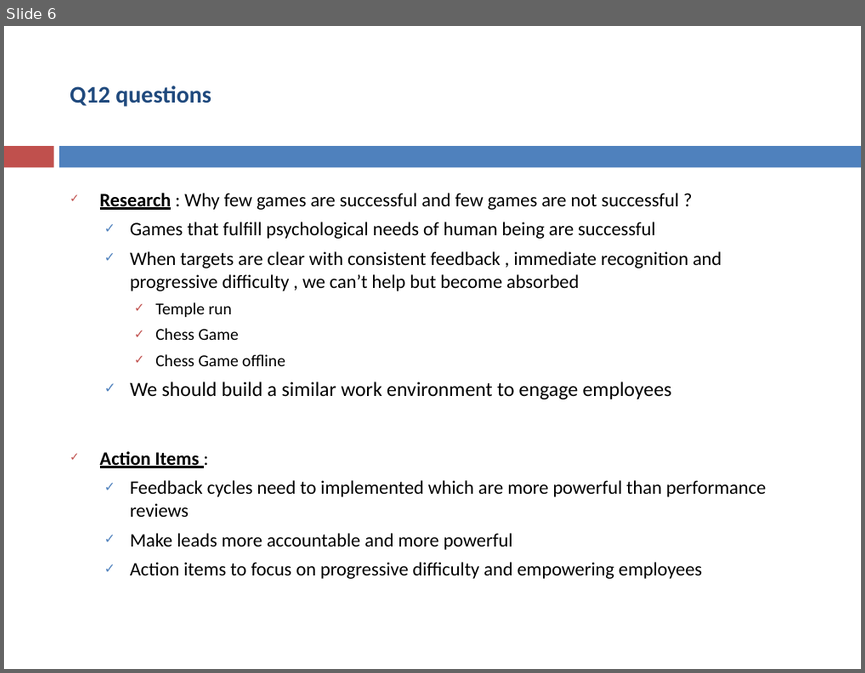
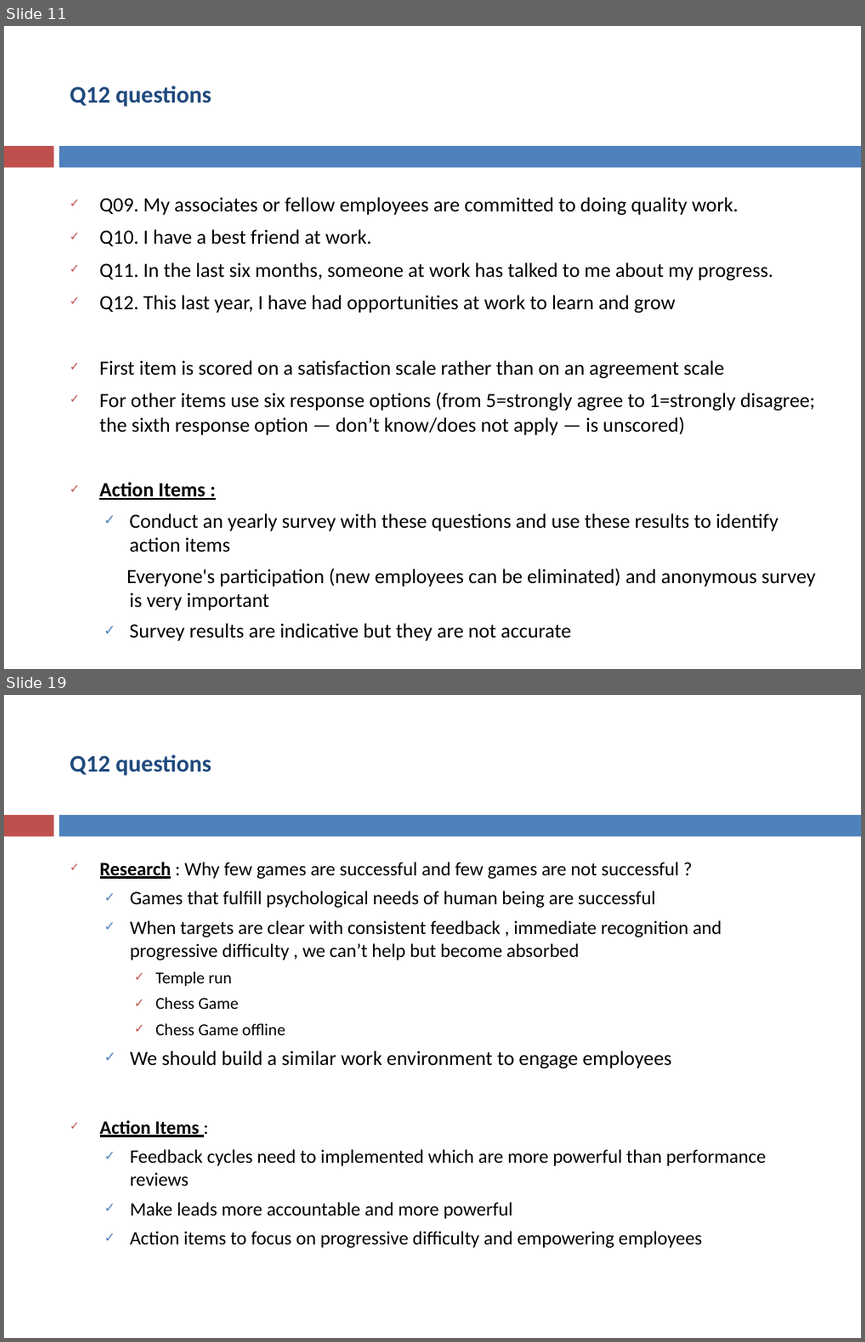
Before and after one commit to asakala/notes, a slide deck: Prokarma/Magnetic Work Environment.pptx. Shown one above the other, each under a label of ours: slide 6 before the commit, slides 11 and 19 after it; the slides between them are not shown. The pictures are 865x673 and 865x1342 pixels, drawn with LibreOffice and Linux fonts; fonts in the diff are those of the drawing. Boxes give left, top, right and bottom in pixels: in the first picture for what was removed or moved away, otherwise in the second. Text is boxed around its words. In the diff, an @@ line names an element or a change of style, - is before the commit and + after.

```diff
--- a/Prokarma/Magnetic Work Environment.pptx
+++ b/Prokarma/Magnetic Work Environment.pptx
@@ slide 11 added at <box>4,26,861,669</box>, background #FFFFFF; not listed: 2 template elements that a slide beside it also shows @@
@@ title added at <box>69,86,211,107</box>, 20 pt, text #1F497D, bold @@
+Q12 questions
@@ text added at <box>99,197,815,610</box>, 17 pt, text #000000 @@
+✓ Q09. My associates or fellow employees are committed to doing quality work.
+✓ Q10. I have a best friend at work.
+✓ Q11. In the last six months, someone at work has talked to me about my progress.
+✓ Q12. This last year, I have had opportunities at work to learn and grow
+✓ First item is scored on a satisfaction scale rather than on an agreement scale
+✓ For other items use six response options (from 5=strongly agree to 1=strongly disagree; the sixth response option — don’t know/does not apply — is unscored)
+✓ Action Items :
+  ✓ Conduct an yearly survey with these questions and use these results to identify action items
+  Everyone's participation (new employees can be eliminated) and anonymous survey is very important
+  ✓ Survey results are indicative but they are not accurate
@@ what was slide 6 is now slide 19 @@
```
Also in this commit, not shown: 7 slides changed, 12 other slides added, 3 other files.
